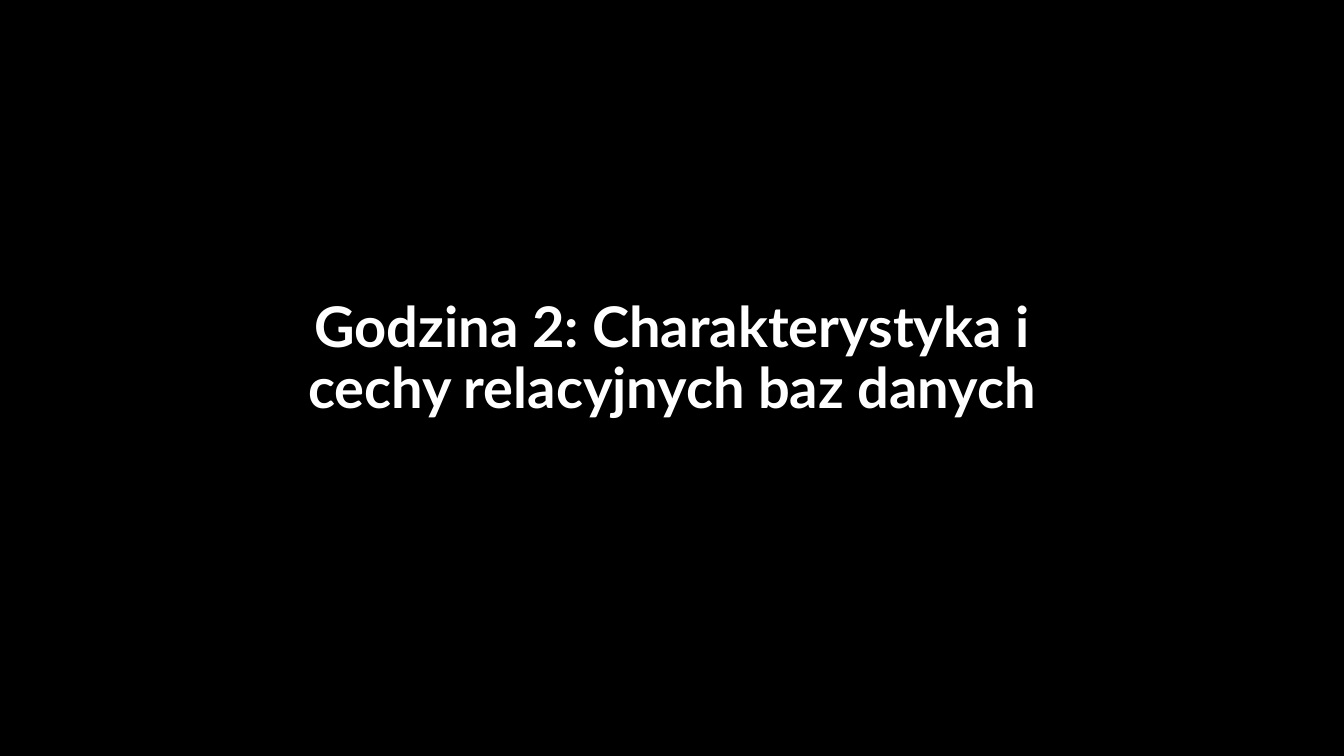
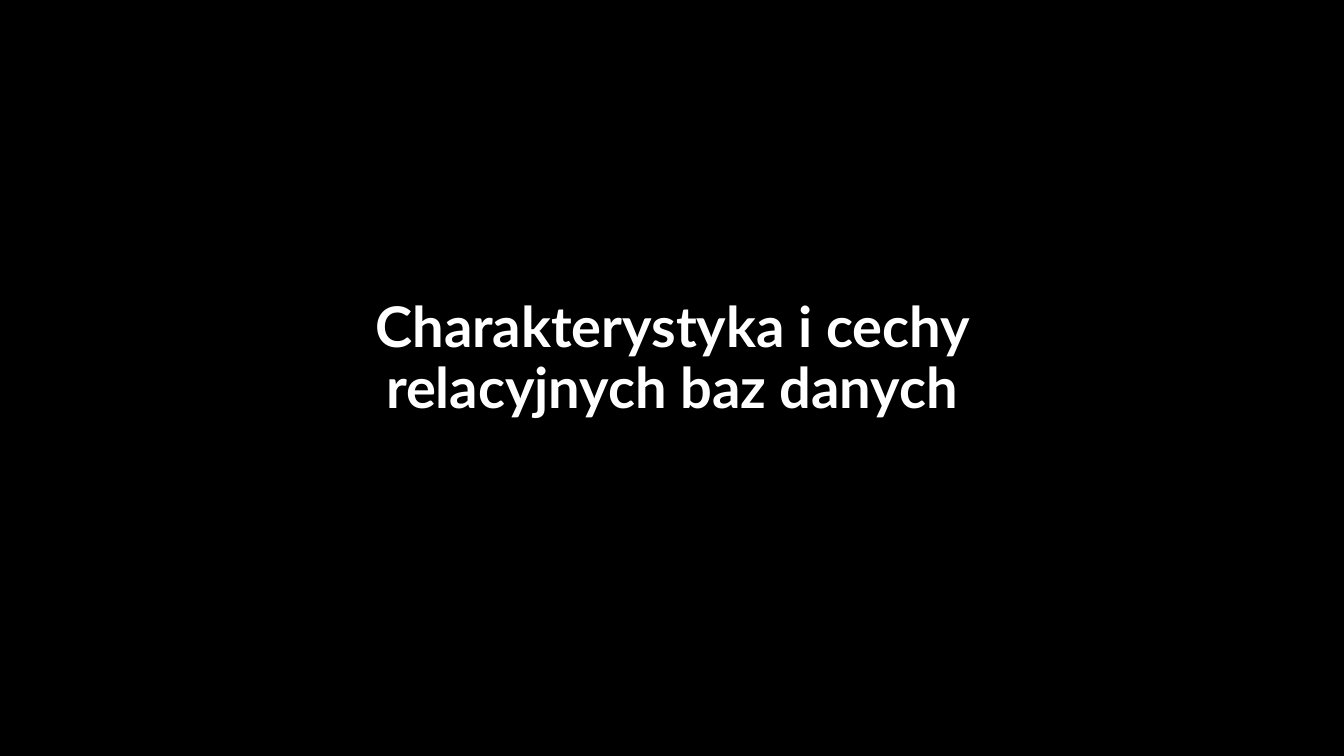
Before and after one commit to Joberooo/Joberooo.github.io, a slide deck: slide 9 of subjects/WWW/Bazy danych - 1 zajęcia.pptx. Drawn at 1344x756 pixels with LibreOffice and Linux fonts; fonts in the diff are those of the drawing; background and template pictures are left out; a plain dark background stands for a picture behind light text. Boxes give left, top, right and bottom in pixels: in the first picture for what was removed or moved away, otherwise in the second. Text is boxed around its words. In the diff, an @@ line names an element or a change of style, - is before the commit and + after.

```diff
--- a/subjects/WWW/Bazy danych - 1 zajęcia.pptx
+++ b/subjects/WWW/Bazy danych - 1 zajęcia.pptx
@@ title at [376,305,970,418]: text changed @@
-Godzina 2: Charakterystyka i cechy relacyjnych baz danych
+Charakterystyka i cechy relacyjnych baz danych
```
Also in this commit, not shown: 2 other slides changed, 4 other files.
